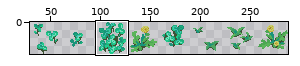
Sprite sheet -- grow_up_game_jam_2025/Assets/Sprites/NonPlayerPlants.png. The first picture is a wide view before the edit; the outline marks the close-up.
Close-up. Before the commit:
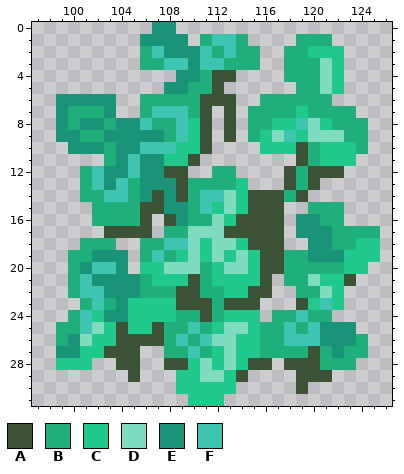
The file is 288x32 pixels. Shown: x 97..126, y 0..31. The wide view leaves out empty margins. The commit also changed other parts of the picture, which this record leaves out.
Palette (. is transparent): A #3d5335  B #1eaf7b  C #1fc98c  D #7fdbbf  E #1a9479  F #3fc4b2
Pixels before, first column x 99:
 0 ........EE.................
 1 .......EEEE.BFFB....BBB....
 2 .......BFEEEFBFBB..BBCCC...
 3 .......BBFFEFFBBB..BBBDC...
 4 ..........EEBAA....BBBDC...
 5 .........EEBBA......BBDC...
 6 EEEEE..BBBBBAAA..BBBBBB....
 7 EBBBE..BFFFBA.A.BBBBCBBBB..
 8 EBEEBEEFBBFCA.A.BBCCFDCBBB.
 9 EEBBEEEEEBFCA.A.BCDFCDDDBB.
10 .EEEBEEFFFCCA....CCCABCCCB.
11 ....BEFEECCA........ABCCC..
12 ..BFEEFEEAA..BB....ABAAA...
13 ..BFEFBEEEABBBBC...ABA.....
14 ..BBFFBEAEABFFDCAAABA......
15 ...BBBBAAEEBFCDCAAA..BBB...
16 ...BBBBA.AEBBDCAAAA.EEBB...
17 ....AAAA.BBDDDAAAAA.EEEBBBB
18 ..BBB..BBFFDCDDCAAA..EEBBCC
19 .BBEEE.BFBCDCDCDCAABBEEECCC
20 .BEFFE.CCDDDBCDDCAABBBBBCC.
21 .BFEEEEBCCCABCCCCA.BBDCCA..
22 .BFFEEEBBBAABBCCAA..BBDC...
23 ..BFBECCCCAAABAAA...ACFC...
24 .BFCEECCCCBBABCCC.BBFBB....
25 BBFDCACCABBFBCDDCBBFBFEEE..
26 BEDCCAAAABFBFDDCCBBFFFEEEB.
27 EECCAAA..BBFBCDCCBBBBABEBB.
28 CCC..AA..AACDCDCAA.AAABBB..
29 ......A...CCDDCA....AAA....
30 ..........CCCCC.....A......
31 ...........CCC.............
After the commit:
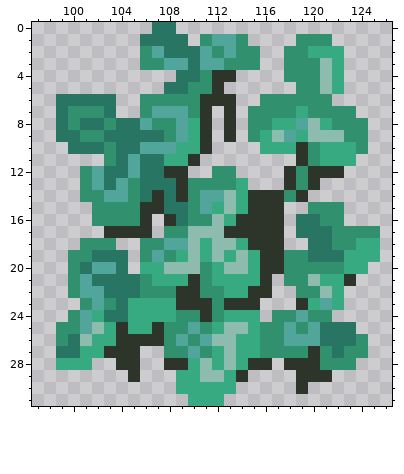
Change:
colour A: #3d5335 -> #2d342a
colour B: #1eaf7b -> #31906e
colour C: #1fc98c -> #37aa81
colour D: #7fdbbf -> #8dbcae
colour E: #1a9479 -> #297564
colour F: #3fc4b2 -> #51a59a
Boxes around the changes in both close-ups, in picture pixels (x1, y1, x2, y2):
changed: (56, 22, 380, 406)
